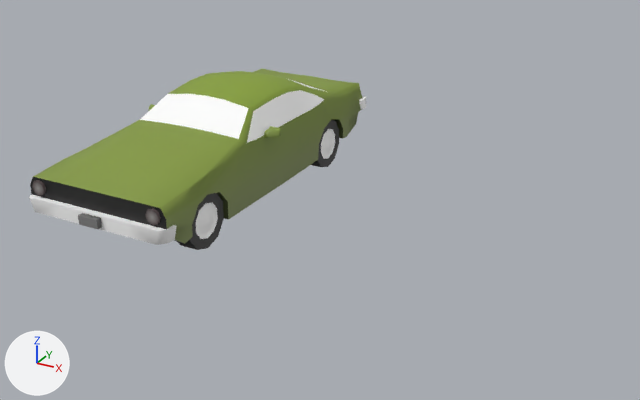
The glTF model EverythingLibraryBrowser/models/vehicles/vehicles-cars-muscle-car/vehicles-cars-muscle-car_v2.glb, before and after one commit.
One viewpoint serves both versions: a camera (50 mm lens) standing at (6.38, -8.9, 4.61) and looking at (1.64, -0.27, 0.29). Every picture has the same lights, and +X, +Y and +Z are marked at lower left. The older version comes first. Vertices at exactly the same position are counted once.

In view in the first picture: 'Muscle Car_v2'.
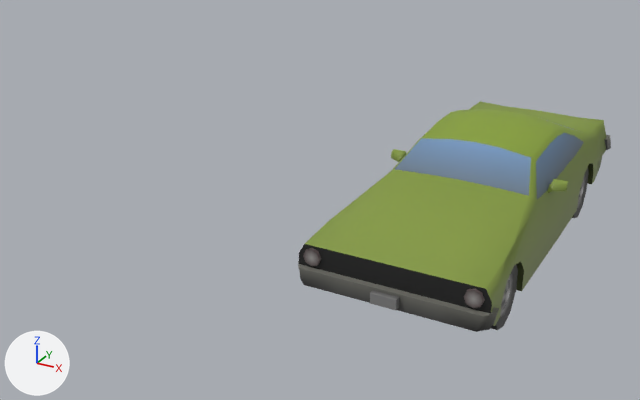
The change, as a list of edits to the scene's bpy script:
```text
Change me_mesh_003:
    used by ob_muscle_car_v2; location = (0.0, 0.0, 0.0)
    remove me_mesh_003.from_pydata(...)  # 779 vertices, 1273 faces; spans x -1.0..1.0, y -2.5..2.5, z 0.0..1.41
    remove me_mesh_003.materials.append(mat_mat_standard_047)
    add me_mesh_003.from_pydata(...)  # 292 vertices, 428 faces; spans x -1.0..1.0, y -2.42..2.44, z 0.13..1.35
    me_mesh_003 part 1: 13 loose pieces with 137 vertices, spanning x -1.0..1.0, y -2.5..2.5, z 0.48..1.35, are deleted
    me_mesh_003 part 2: 350 vertices removed from x -1.0..1.0, y -2.35..2.38, z 0.0..1.41
    me_mesh_003 part 3: 354 kept faces spanning x -1.0..1.0, y -2.42..2.44, z 0.13..0.76 get new vertex colours; the middle colour goes from white #ffffff to grey #767575
Add me_mesh_004:
    me_mesh_004.from_pydata(...)  # 515 vertices, 845 faces; spans x -1.0..1.0, y -2.5..2.5, z 0.0..1.41
    me_mesh_004.materials.append(mat_mat_standard_047)
Change ob_muscle_car_v2:
    ob_muscle_car_v2.location: (0.0, 0.0, 0.0) -> (3.51, 0.0, 0.0)
Add ob_muscle_car_v2_001:
    ob_muscle_car_v2_001 = bpy.data.objects.new('Muscle Car_v2.001', me_mesh_004)
    ob_muscle_car_v2_001.location = (3.51, 0.0, 0.0)
```

Location of each change, (x1, y1, x2, y2) in pixels of the pictures (640 x 400 px):
'Muscle Car_v2', reshaped, moved (7% narrower, 18% taller): before (29, 69, 366, 250); after (298, 118, 611, 332)
'Muscle Car_v2.001', added: after (299, 101, 606, 330)
part 1 of me_mesh_003, deleted: before (30, 79, 327, 229)
part 2 of me_mesh_003, deleted: before (33, 69, 362, 250)
part 3 of me_mesh_003, recoloured: before (29, 96, 366, 245); after (298, 135, 611, 332)
